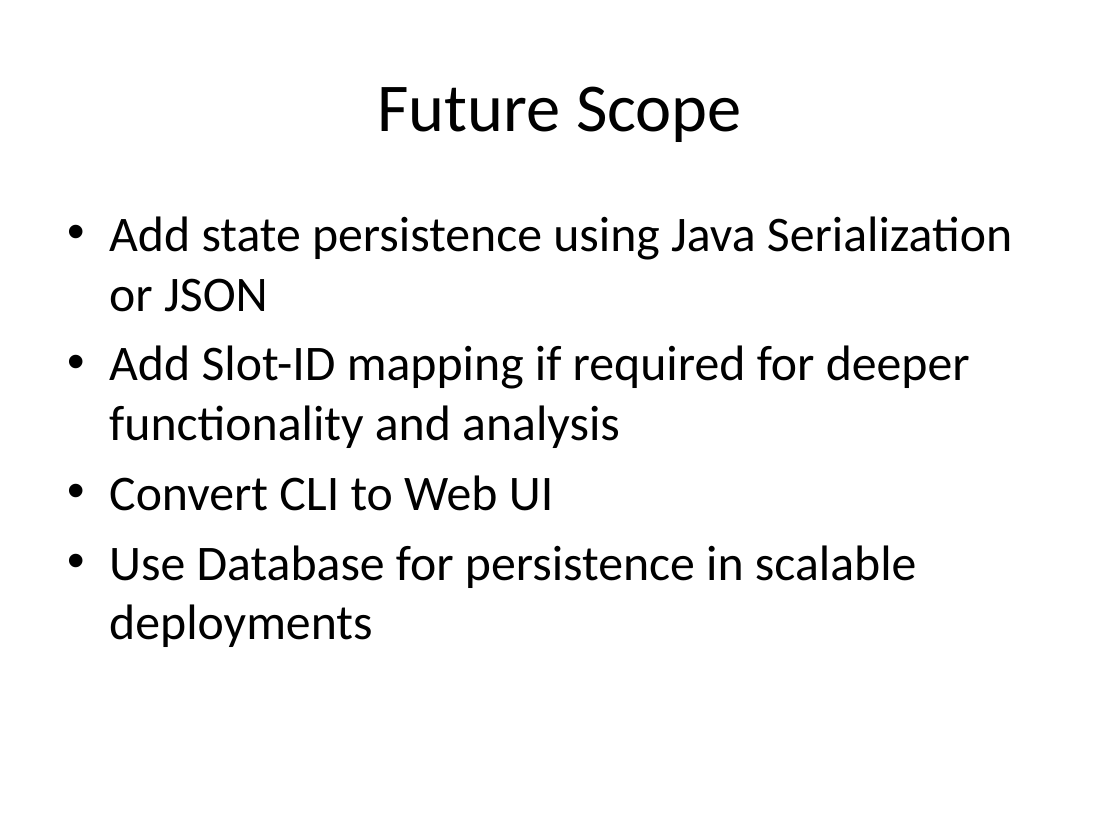
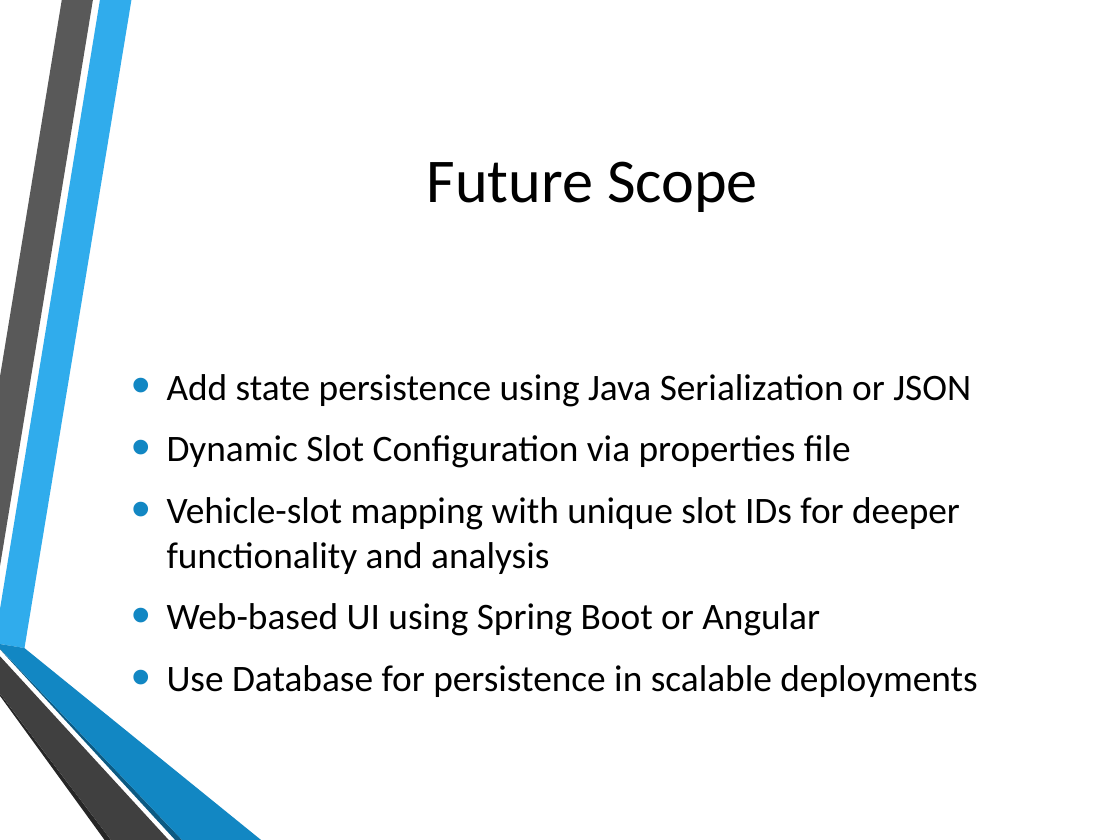
Before and after one commit to PradyumnaD2999/ParkingLotApp, a slide deck: slide 14 of presentation/ParkingLotApp.pptx (slide 10 before the commit). Drawn at 1120x840 pixels with LibreOffice and Linux fonts; fonts in the diff are those of the drawing; background and template pictures are left out. Boxes give left, top, right and bottom in pixels: in the first picture for what was removed or moved away, otherwise in the second. Text is boxed around its words. In the diff, an @@ line names an element or a change of style, - is before the commit and + after.

```diff
--- a/presentation/ParkingLotApp.pptx
+++ b/presentation/ParkingLotApp.pptx
@@ title "Future Scope": place and size @@
-title "Future Scope" at (377, 86, 742, 142)
+title "Future Scope" at (427, 161, 758, 212)
@@ title "Future Scope" at (427, 161, 758, 212): size 44 to 40 pt @@
@@ text "Add state persistence using Java ...": place and size @@
-text "Add state persistence using Java ..." at (109, 216, 1012, 647)
+text "Add state persistence using Java ..." at (167, 374, 977, 697)
@@ text "Add state persistence using Java ..." at (167, 374, 977, 697): vertical alignment top to middle @@
@@ text at (167, 374, 977, 697): size 32 to 24 pt in "Add state persistence using Java Serialization or ...", "Use Database for persistence in scalable deployments"; indent changed; more space between paragraphs @@
@@ text at (167, 435, 960, 636): text changed; size 32 to 24 pt @@
-• Add Slot-ID mapping if required for deeper functionality and analysis
-• Convert CLI to Web UI
+• Dynamic Slot Configuration via properties file
+• Vehicle-slot mapping with unique slot IDs for deeper functionality and analysis
+• Web-based UI using Spring Boot or Angular
@@ group added at (0, 0, 261, 840): 6 freeform shapes @@
```
Also in this commit, not shown: 11 other slides changed, 3 slides added, 1 other file.
